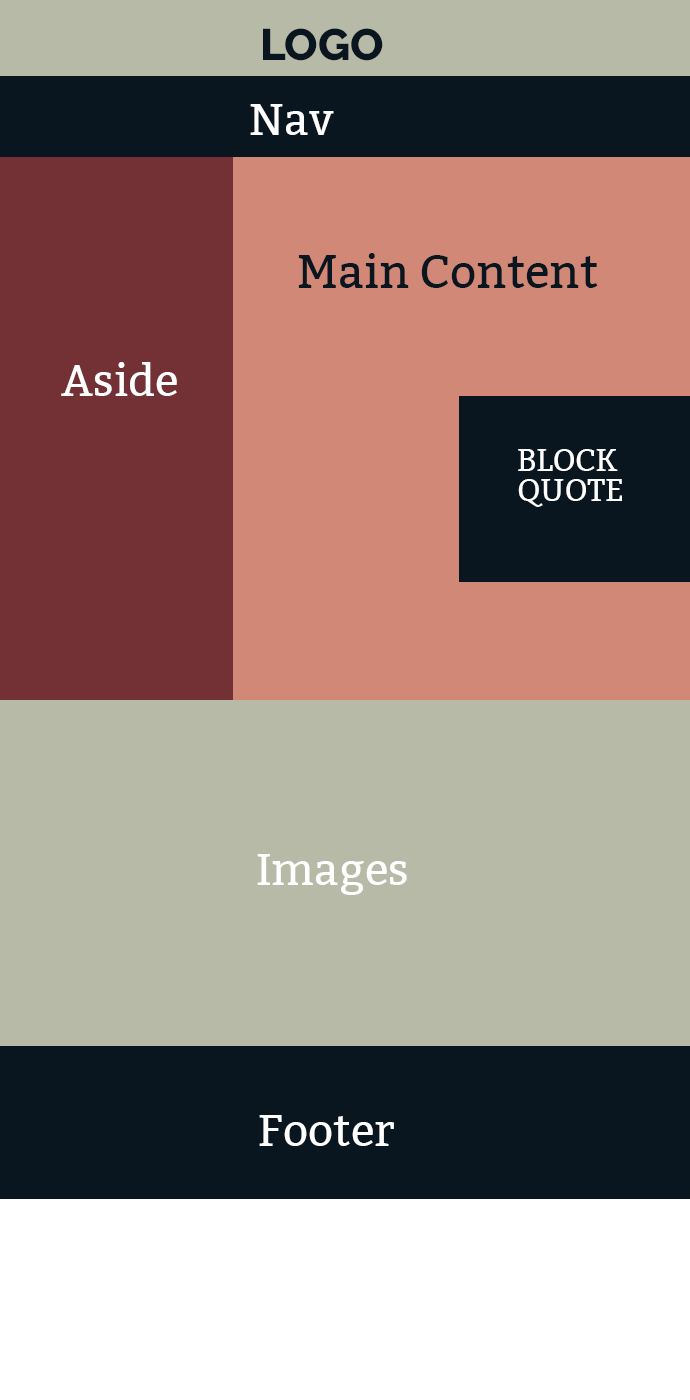
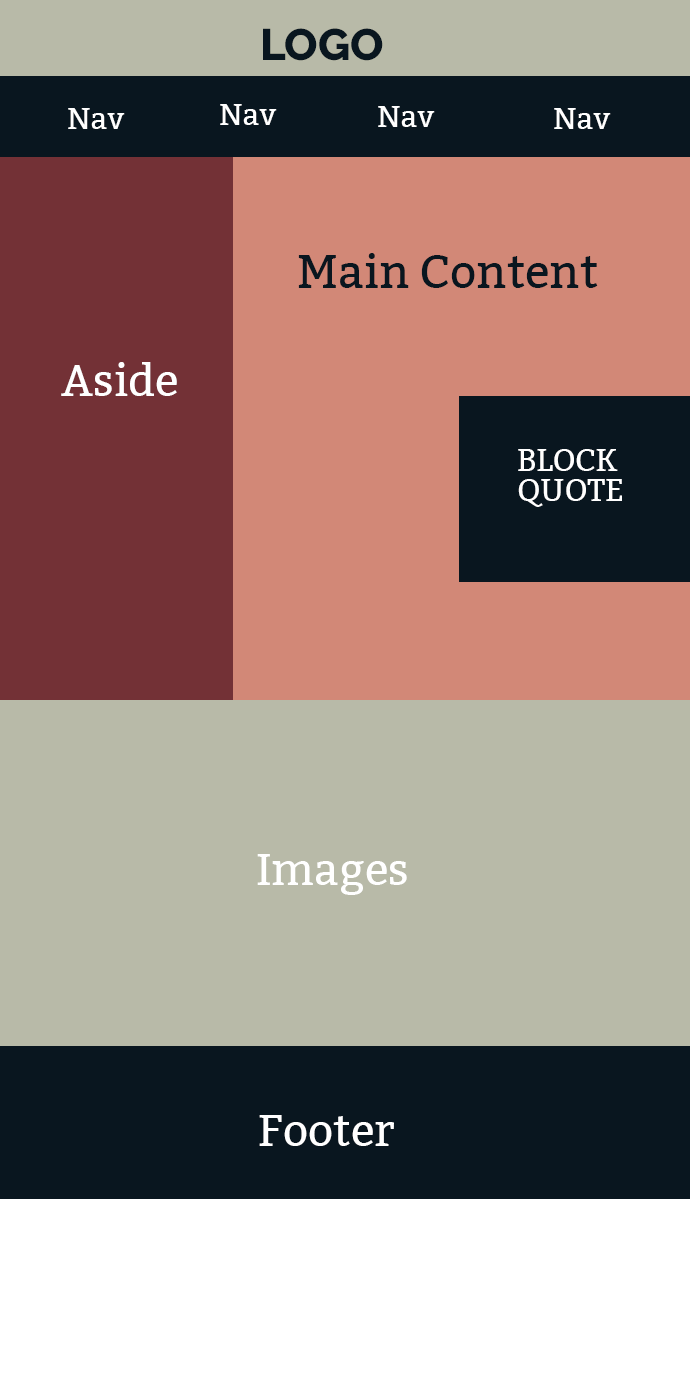
Two versions of the same layered image (690x1400). Layer-by-layer changes:
added layer "Nav copy 3" above "Nav copy 2" over left=554, top=108, right=611, bottom=129
added layer "Nav copy 2" above "Nav copy" over left=378, top=106, right=435, bottom=127
added layer "Nav copy" above "Nav" over left=220, top=104, right=277, bottom=125
painted on "Nav" over left=68, top=104, right=334, bottom=135
